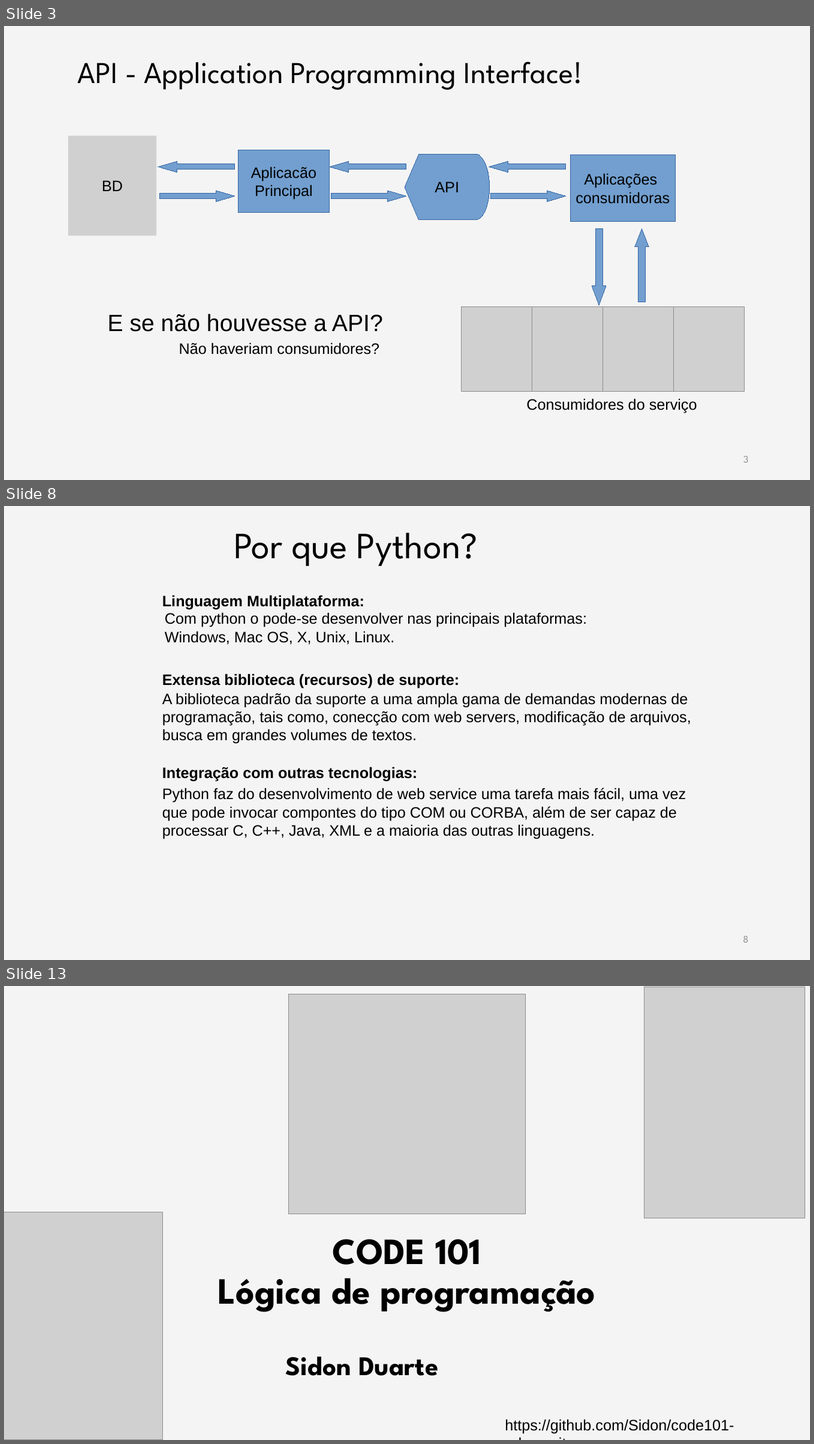
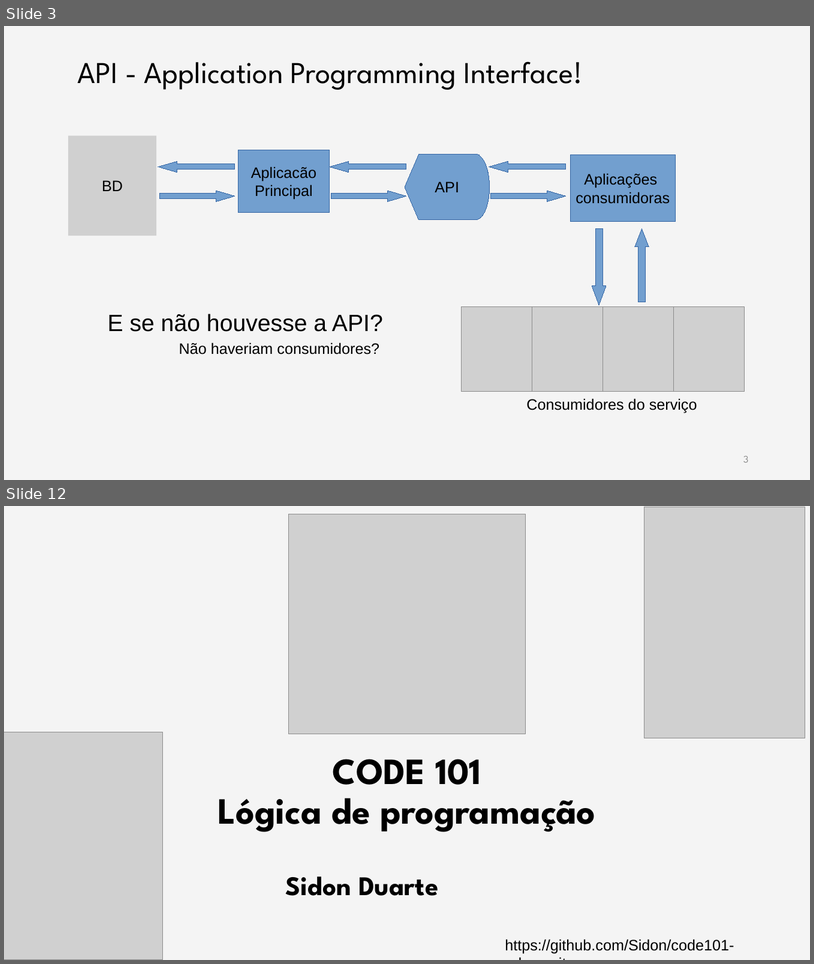
Before and after one commit to rodrisg/code101-edevo, a slide deck: aula3/aula3.odp. Shown one above the other, each under a label of ours: slides 3, 8 and 13 before the commit, slides 3 and 12 after it; the slides between them are not shown. The pictures are 814x1444 and 814x964 pixels, drawn with LibreOffice and Linux fonts; fonts in the diff are those of the drawing; grey boxes stand for pictures; background and template pictures are left out. Boxes give left, top, right and bottom in pixels: in the first picture for what was removed or moved away, otherwise in the second. Text is boxed around its words. In the diff, an @@ line names an element or a change of style, - is before the commit and + after.

```diff
--- a/aula3/aula3.odp
+++ b/aula3/aula3.odp
@@ slide 8 removed at (4, 506, 810, 960), background #FFFFFF; not listed: 1 template element that a slide beside it also shows @@
@@ title removed at (234, 532, 478, 566) @@
-Por que Python?
@@ group removed at (162, 595, 692, 839): 6 texts @@
-Linguagem Multiplataforma:
-Com python o pode-se desenvolver nas principais plataformas: Windows, Mac OS, X, Unix, Linux.
-Extensa biblioteca (recursos) de suporte:
-A biblioteca padrão da suporte a uma ampla gama de demandas modernas de programação, tais como, conecção com web servers, modificação de arquivos, busca em grandes volumes de textos.
-Integração com outras tecnologias:
-Python faz do desenvolvimento de web service uma tarefa mais fácil, uma vez que pode invocar compontes do tipo COM ou CORBA, além de ser capaz de processar C, C++, Java, XML e a maioria das outras linguagens.
@@ page number removed at (743, 936, 749, 942) @@
-8
@@ what was slide 13 is now slide 12 @@
```
Also in this commit, not shown: 3 slides changed, 7 slides added, 7 other slides removed, 3 other files.
